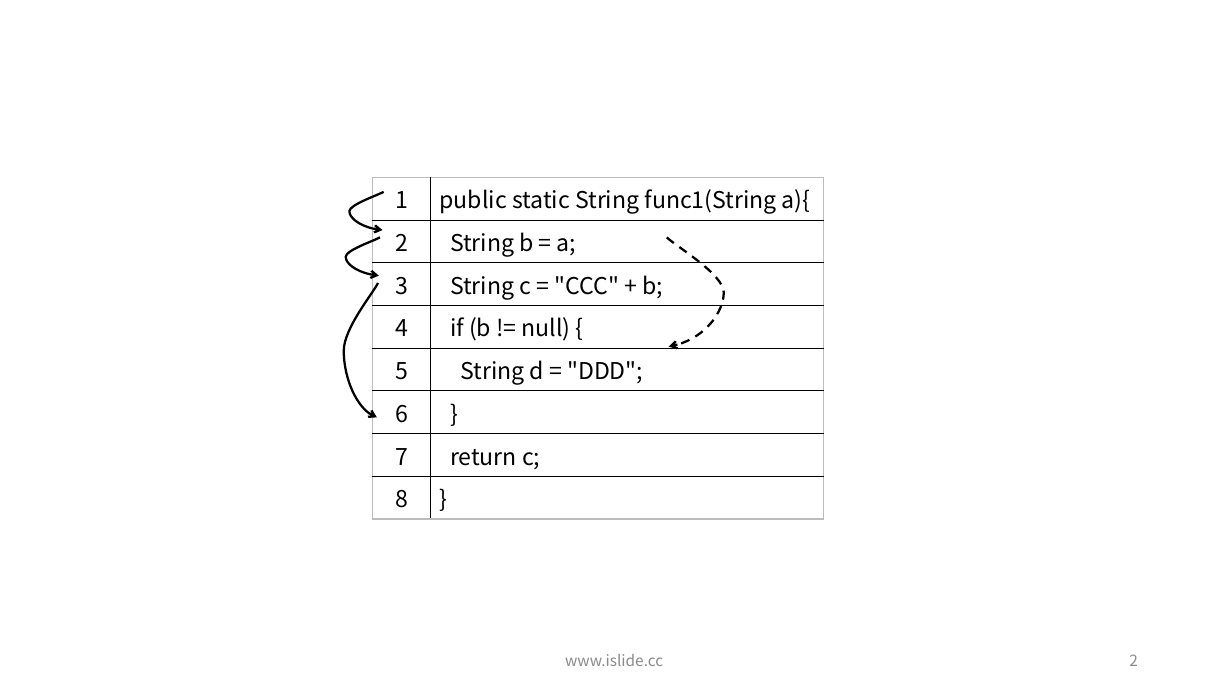
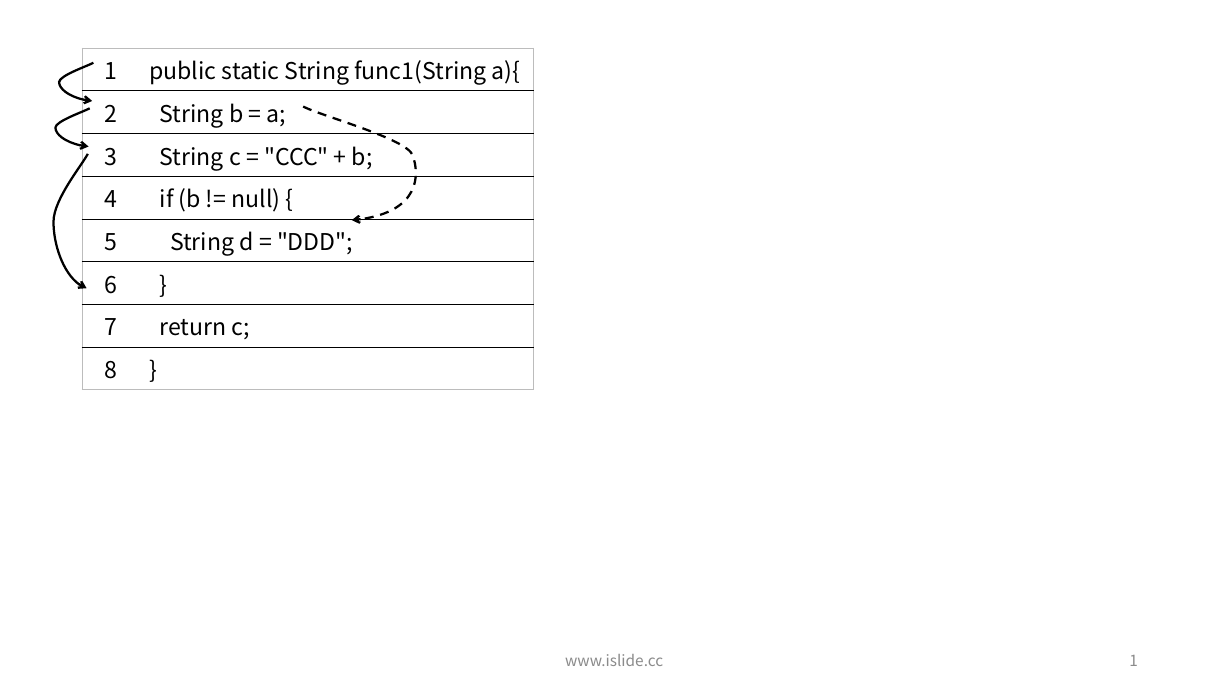
Before and after one commit to Anemone95/dissertation-MLonSAST, a slide deck: slide 1 of extra/taintanalysis.pptx (slide 2 before the commit). Drawn at 1232x693 pixels with LibreOffice and Linux fonts; fonts in the diff are those of the drawing. Boxes give left, top, right and bottom in pixels: in the first picture for what was removed or moved away, otherwise in the second. Text is boxed around its words. In the diff, an @@ line names an element or a change of style, - is before the commit and + after.

```diff
--- a/extra/taintanalysis.pptx
+++ b/extra/taintanalysis.pptx
@@ table at (x1=82, y1=48, x2=534, y2=383) @@
@@ borders changed @@
@@ freeform shape resized from (x1=667, y1=238, x2=725, y2=347) to (x1=303, y1=106, x2=416, y2=220) @@
@@ 3 freeform shapes, 1 table moved together from (x1=344, y1=177, x2=824, y2=512) to (x1=54, y1=48, x2=534, y2=383) @@
@@ page number at (x1=1129, y1=655, x2=1138, y2=666): text changed @@
-2
+1
```
Also in this commit, not shown: 5 other slides changed, 1 slide removed, 17 other files.
